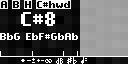
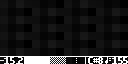
Layers edited between the first and the second 128 × 64 image:
hid group "big perf screen w sphere" (19 layers) over [0, 0, 128, 56]
painted on "sphere" over [72, 33, 78, 56]
added group "HUD copy" with 10 layers above "HUD" over [0, 57, 128, 64]
added group "VU meter hud" with 2 layers in group "HUD copy" over [0, 57, 86, 64]
added layer "-15.2" (2nd of 2, in "HUD copy" › "VU meter hud") (difference) in group "VU meter hud" over [0, 57, 23, 64]
added layer "Layer 695 copy 4" (2nd of 2, in "HUD copy" › "VU meter hud") in group "VU meter hud" over [24, 57, 86, 64]
added layer "Layer 16" (1st of 2, in "HUD copy") in group "HUD copy" over [0, 57, 128, 64]
added layer "C#8" (3rd of 3, in "HUD copy") in group "HUD copy" over [88, 57, 103, 64]
added layer "155" in group "HUD copy" over [112, 57, 128, 64]
hid group "HUD" (4 layers) over [0, 57, 128, 64]
